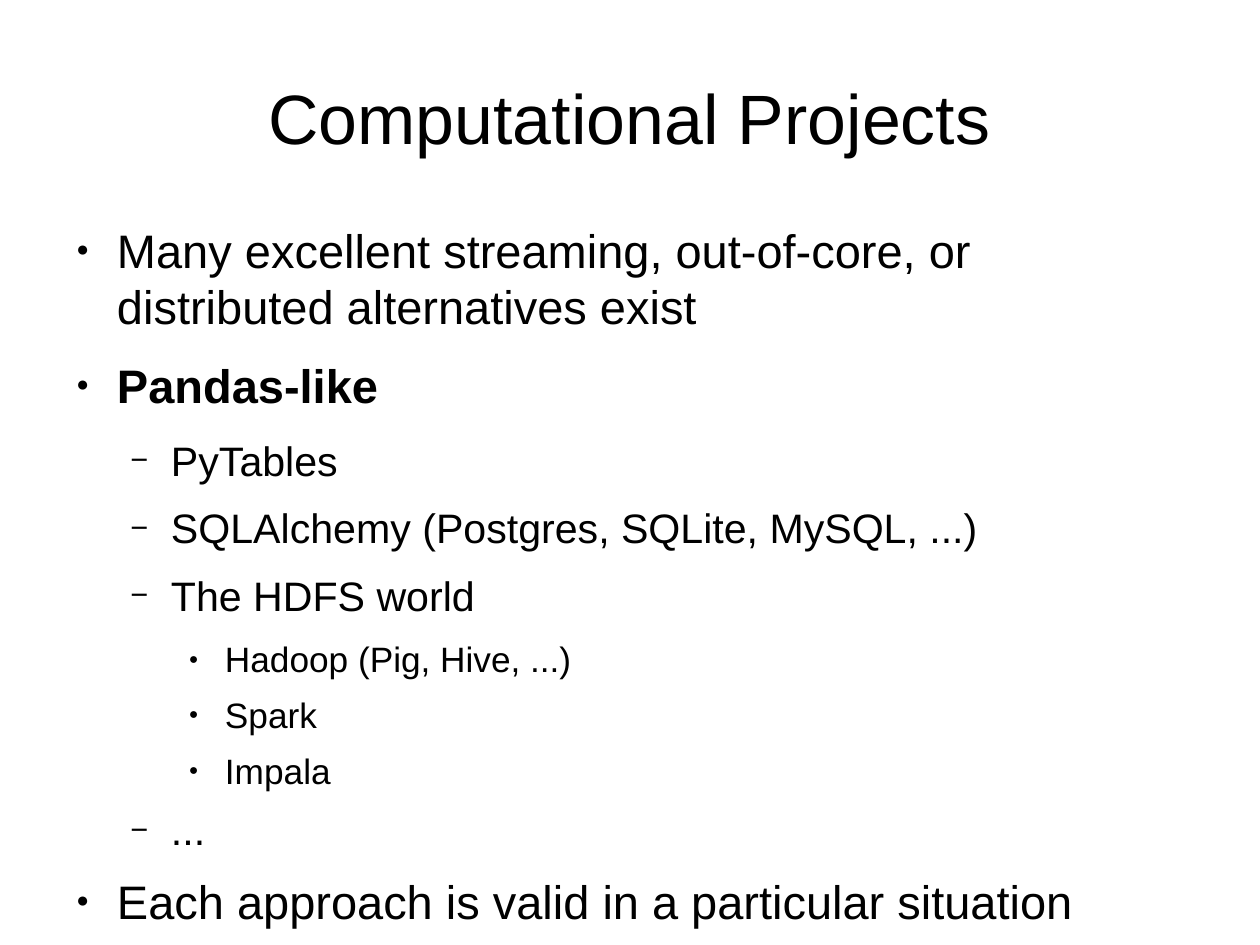
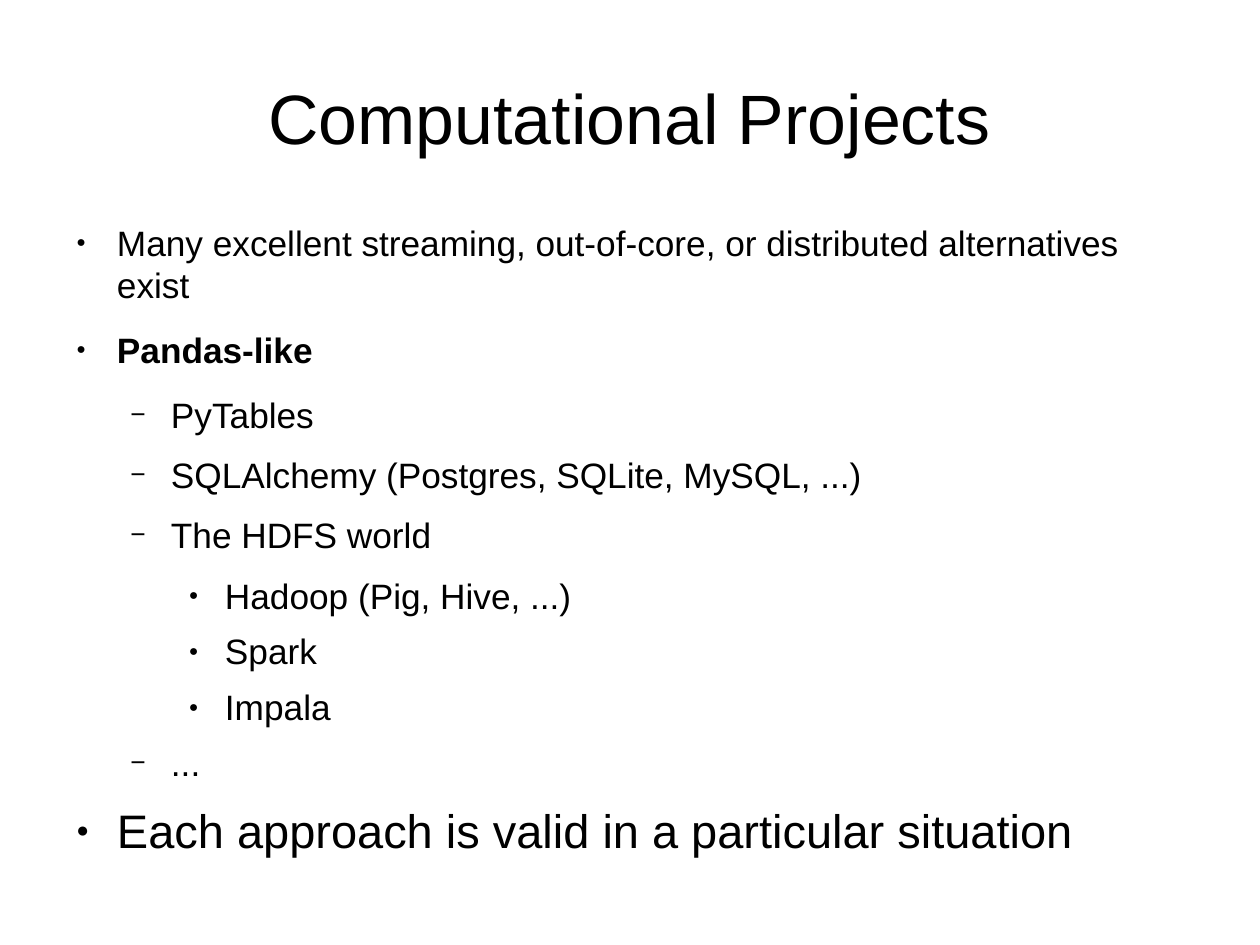
Before and after one commit to mrocklin/blaze-scipy-2014, a slide deck: slide 6 of SciPy2014Blaze.odp. Drawn at 1260x945 pixels with LibreOffice and Linux fonts; fonts in the diff are those of the drawing; background and template pictures are left out. Boxes give left, top, right and bottom in pixels: in the first picture for what was removed or moved away, otherwise in the second. Text is boxed around its words. In the diff, an @@ line names an element or a change of style, - is before the commit and + after.

Commit message:
Hand off lock

```diff
--- a/SciPy2014Blaze.odp
+++ b/SciPy2014Blaze.odp
@@ text at [117,230,1118,549]: size 29.6 to 22.2 pt in "Many excellent streaming, out-of-core, or distributed altern ...", "Pandas-like"; size 25.9 to 22.2 pt in "PyTables", "SQLAlchemy (Postgres, SQLite, MySQL, ...)", "The HDFS world", "..." @@
```
